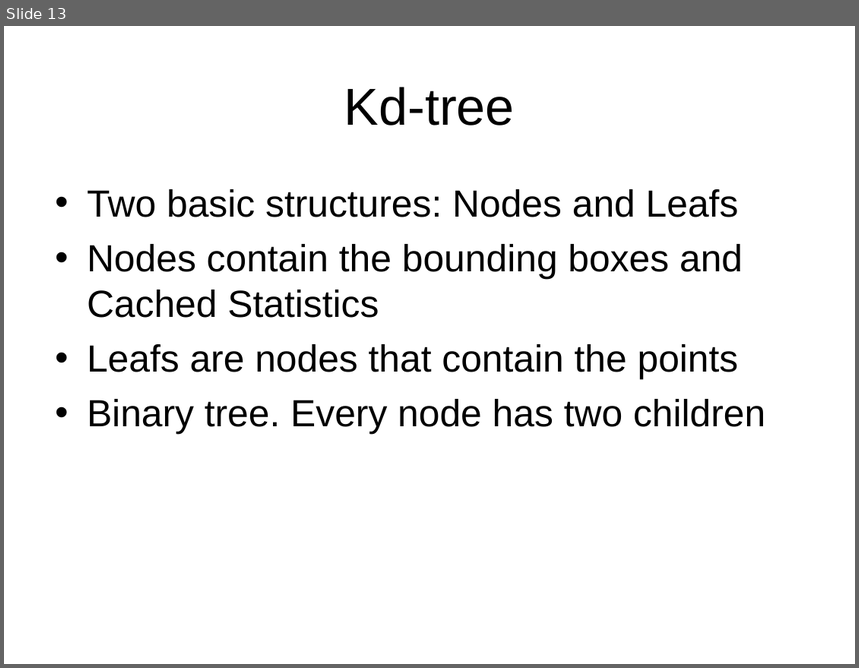
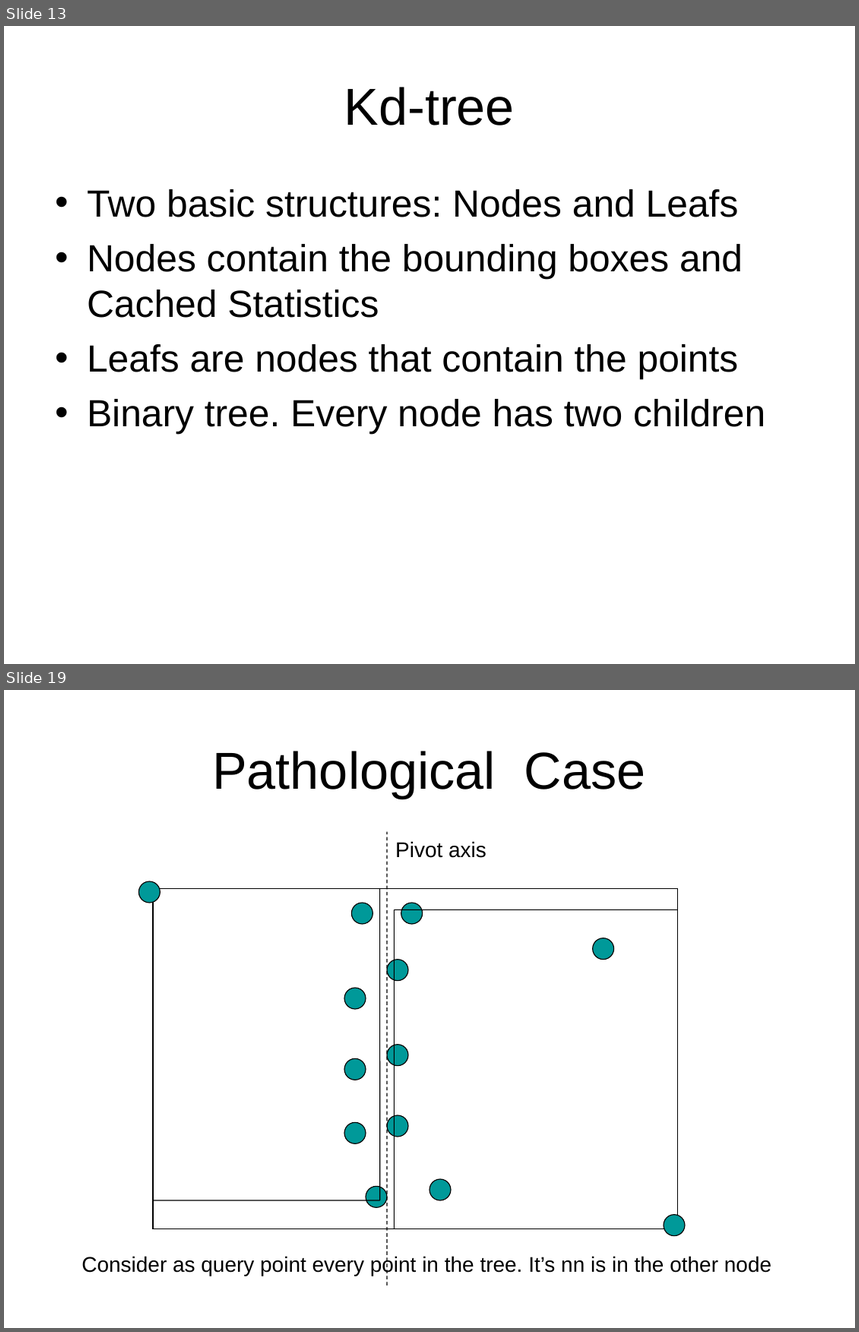
Before and after one commit to subailong/mlpack, a slide deck: fastlib/u/nvasil/docs/proposal/proposal.ppt. Shown one above the other, each under a label of ours: slide 13 before the commit, slides 13 and 19 after it; the slides between them are not shown. The pictures are 859x668 and 859x1332 pixels, drawn with LibreOffice and Linux fonts; fonts in the diff are those of the drawing. Boxes give left, top, right and bottom in pixels: in the first picture for what was removed or moved away, otherwise in the second. Text is boxed around its words. In the diff, an @@ line names an element or a change of style, - is before the commit and + after.

```diff
--- a/fastlib/u/nvasil/docs/proposal/proposal.ppt
+++ b/fastlib/u/nvasil/docs/proposal/proposal.ppt
@@ slide 19 added at (4, 690, 855, 1328), background #FFFFFF @@
@@ title added at (212, 751, 646, 799), 44 pt, text #000000 @@
+Pathological Case
@@ line added from (387, 1286) to (387, 832), #000000 0.74 pt dashed @@
@@ text added at (395, 841, 487, 858), 18 pt, text #000000 @@
+Pivot axis
@@ ellipse added at (139, 882, 160, 903), fill #009999, outline #000000 0.74 pt @@
@@ rectangle added at (153, 888, 678, 1229), outline #000000 0.74 pt @@
@@ line added from (380, 888) to (380, 1201), #000000 0.74 pt @@
@@ ellipse added at (351, 903, 373, 924), fill #009999, outline #000000 0.74 pt @@
@@ line added from (394, 1229) to (394, 910), #000000 0.74 pt @@
@@ line added from (394, 910) to (678, 910), #000000 0.74 pt @@
@@ ellipse added at (401, 903, 423, 924), fill #009999, outline #000000 0.74 pt @@
@@ ellipse added at (593, 939, 614, 960), fill #009999, outline #000000 0.74 pt @@
@@ ellipse added at (387, 960, 408, 981), fill #009999, outline #000000 0.74 pt @@
@@ ellipse added at (344, 988, 366, 1009), fill #009999, outline #000000 0.74 pt @@
@@ ellipse added at (387, 1045, 408, 1066), fill #009999, outline #000000 0.74 pt @@
@@ ellipse added at (344, 1059, 366, 1080), fill #009999, outline #000000 0.74 pt @@
@@ ellipse added at (344, 1122, 366, 1144), fill #009999, outline #000000 0.74 pt @@
@@ ellipse added at (387, 1116, 408, 1137), fill #009999, outline #000000 0.74 pt @@
@@ ellipse added at (366, 1186, 387, 1208), fill #009999, outline #000000 0.74 pt @@
@@ ellipse added at (430, 1179, 451, 1201), fill #009999, outline #000000 0.74 pt @@
@@ line added from (380, 1201) to (153, 1201), #000000 0.74 pt @@
@@ ellipse added at (664, 1215, 685, 1236), fill #009999, outline #000000 0.74 pt @@
@@ text added at (82, 1256, 772, 1276), 18 pt, text #000000 @@
+Consider as query point every point in the tree. It’s nn is in the other node
```
Also in this commit, not shown: 18 other slides added, 3 slides removed.
